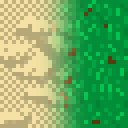
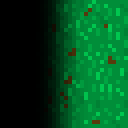
The second 128px x 128px image is a revision of the first. Changes to its layers:
added layer "Layer 2" above "Layer 5 copy 6" over [0, 0, 88, 128]
hid "Layer 5 copy 6" over [0, 0, 88, 128]
